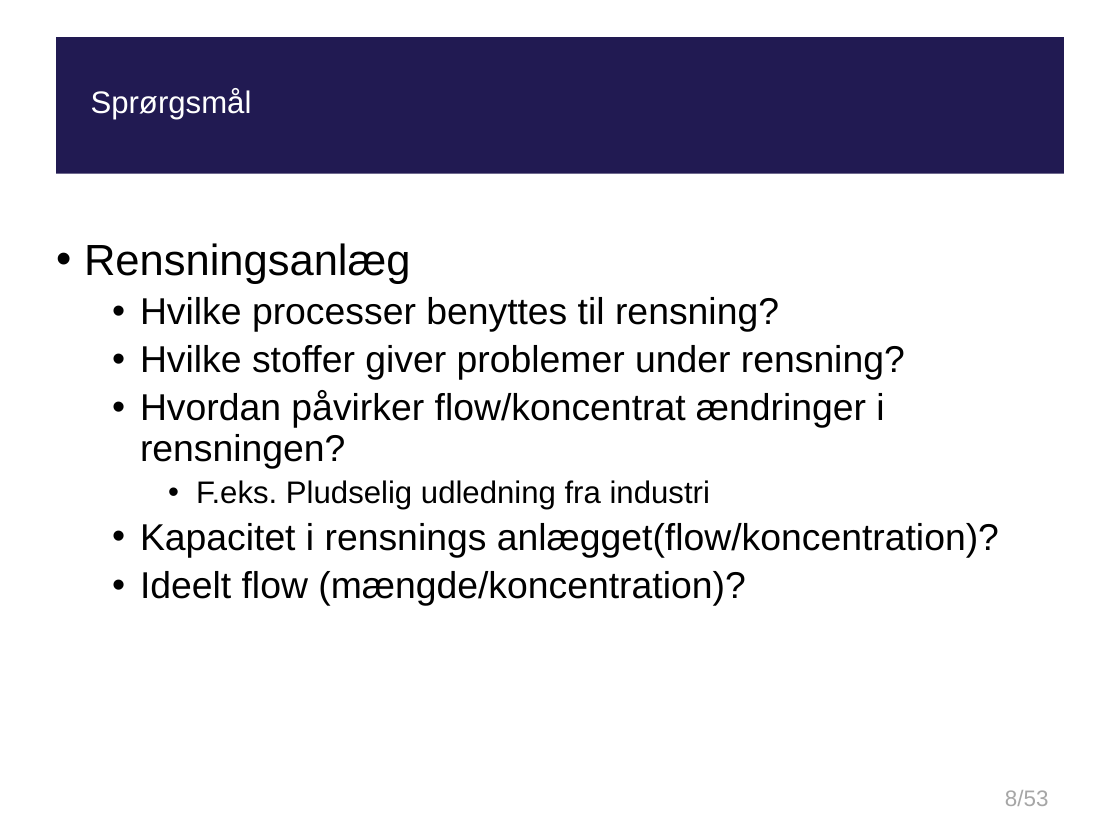
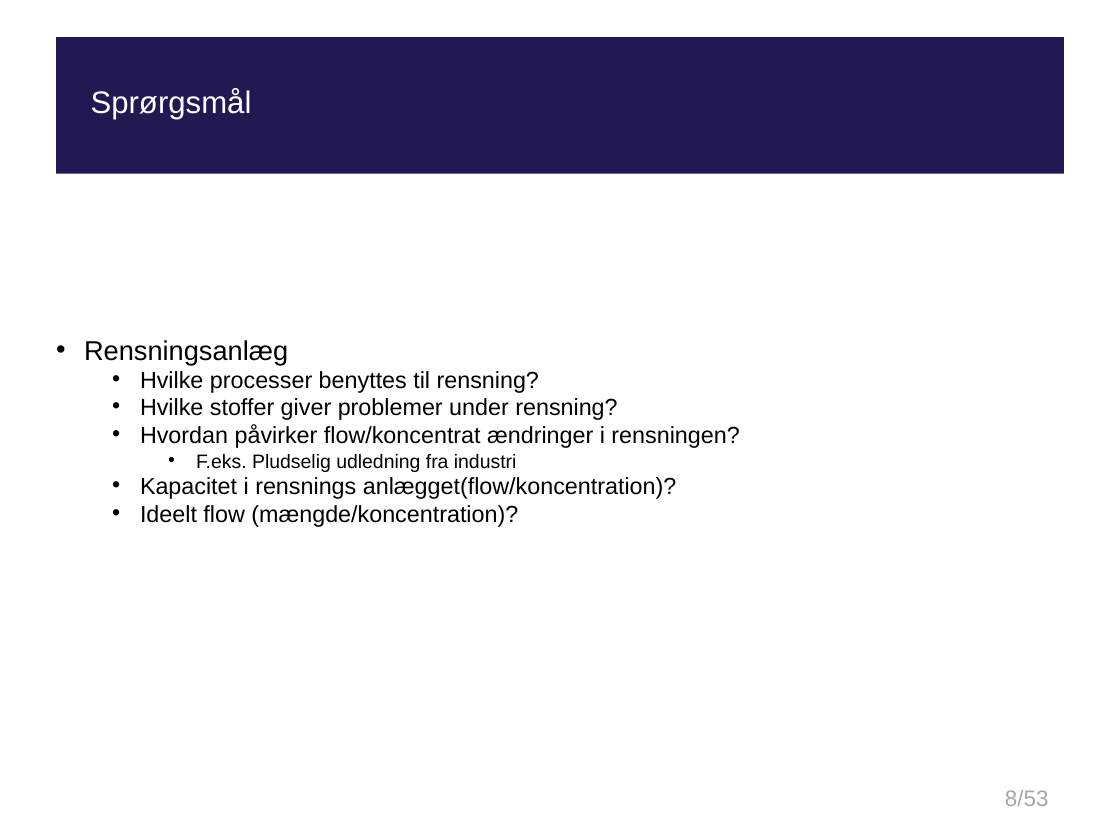
Before and after one commit to tpilga12/P10, a slide deck: slide 8 of Fredericia/presentation/presentation.pptx. Drawn at 1120x840 pixels with LibreOffice and Linux fonts; fonts in the diff are those of the drawing; background and template pictures are left out. Boxes give left, top, right and bottom in pixels: in the first picture for what was removed or moved away, otherwise in the second. Text is boxed around its words. In the diff, an @@ line names an element or a change of style, - is before the commit and + after.

```diff
--- a/Fredericia/presentation/presentation.pptx
+++ b/Fredericia/presentation/presentation.pptx
@@ subtitle "Rensningsanlæg" at box(84, 340, 739, 527): size 28 to 17.5 pt in "Rensningsanlæg"; size 24 to 15 pt in "Hvilke processer benyttes til rensning?", "Hvilke stoffer giver problemer under rensning?", "Hvordan påvirker flow/koncentrat ændringer i rensningen?", "Kapacitet i rensnings anlægget(flow/koncentration)?" and 1 more places; size 20 to 12.5 pt in "F.eks. Pludselig udledning fra industri"; line spacing 0.9 to 0.7 @@
```
Also in this commit, not shown: 3 other slides changed.
